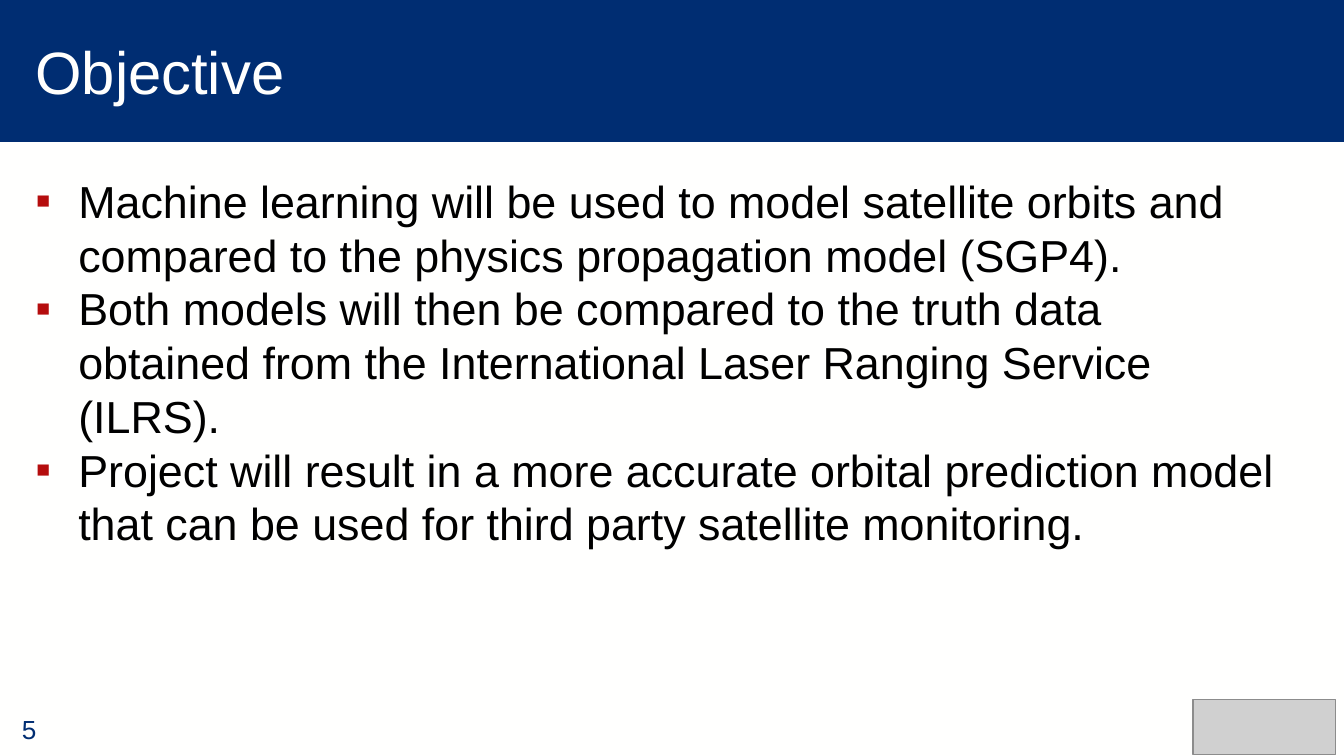
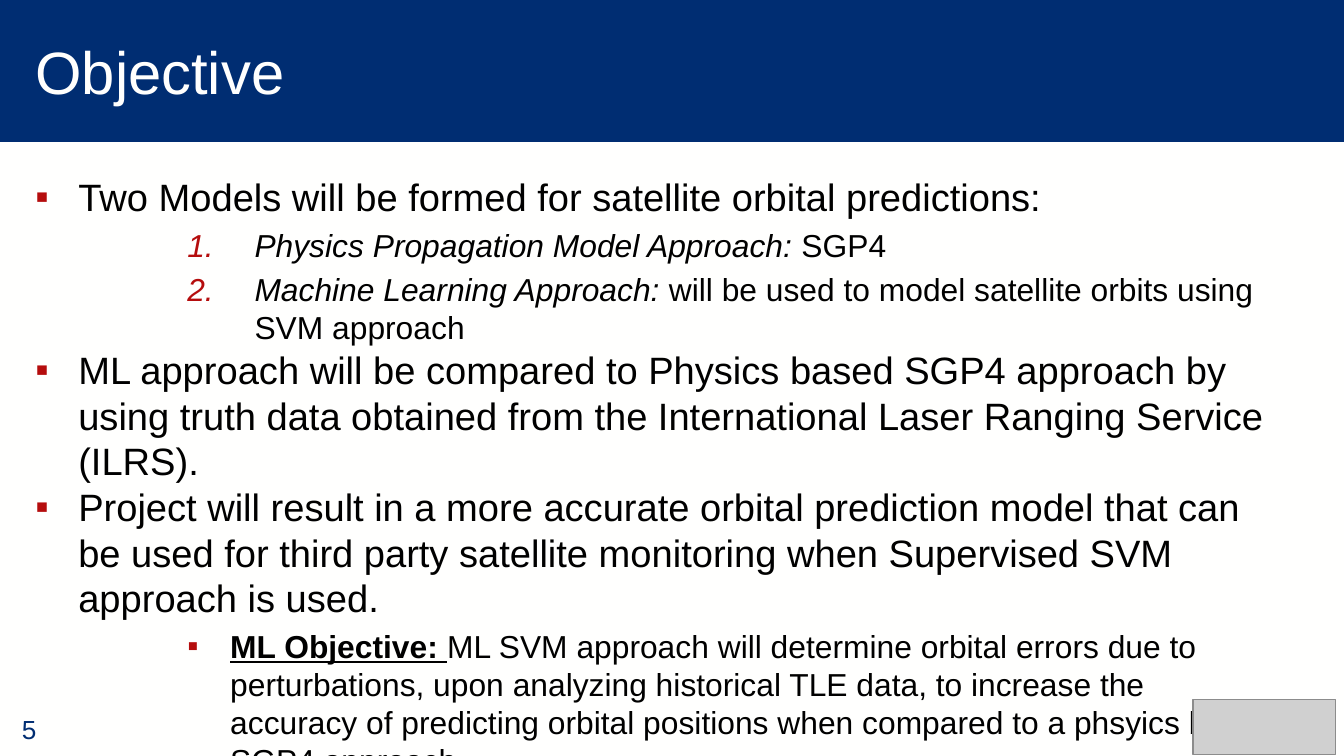
Before and after one commit to alec-briley/ML_SatelliteTracking, a slide deck: slide 5 of Final Project.pptx. Drawn at 1344x756 pixels with LibreOffice and Linux fonts; fonts in the diff are those of the drawing; grey boxes stand for pictures. Boxes give left, top, right and bottom in pixels: in the first picture for what was removed or moved away, otherwise in the second. Text is boxed around its words. In the diff, an @@ line names an element or a change of style, - is before the commit and + after.

```diff
--- a/Final Project.pptx
+++ b/Final Project.pptx
@@ text at <box>78,183,1276,740</box>: text changed; size 24 to 20.4 pt @@
-  ▪ Machine learning will be used to model satellite orbits and compared to the physics propagation model (SGP4).
-  ▪ Both models will then be compared to the truth data obtained from the International Laser Ranging Service (ILRS).
-  ▪ Project will result in a more accurate orbital prediction model that can be used for third party satellite monitoring.
+  ▪ Two Models will be formed for satellite orbital predictions:
+      1. Physics Propagation Model Approach: SGP4
+      2. Machine Learning Approach: will be used to model satellite orbits using SVM approach
+  ▪ ML approach will be compared to Physics based SGP4 approach by using truth data obtained from the International Laser Ranging Service (ILRS).
+  ▪ Project will result in a more accurate orbital prediction model that can be used for third party satellite monitoring when Supervised SVM approach is used.
+      ▪ ML Objective: ML SVM approach will determine orbital errors due to perturbations, upon analyzing historical TLE data, to increase the accuracy of predicting orbital positions when compared to a phsyics based SGP4 approach
```
Also in this commit, not shown: 9 other slides changed, 4 slides added, 1 slide removed.
